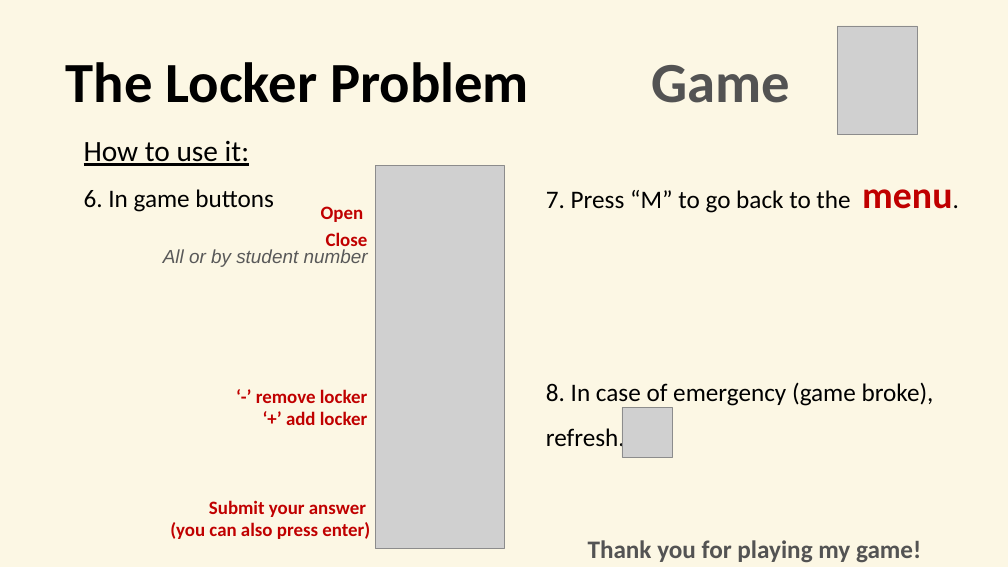
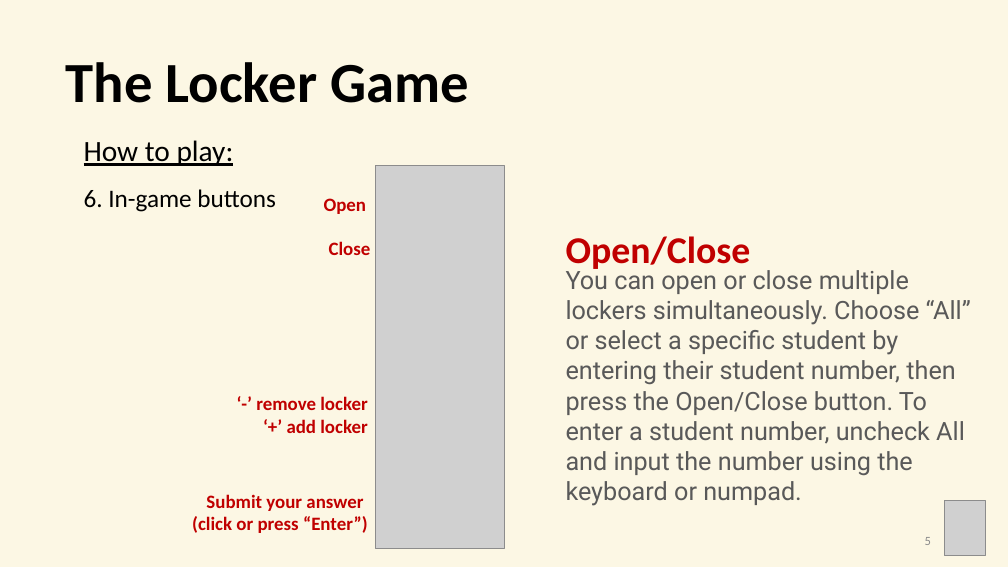
Before and after one commit to ERiRodz/LockerGame_web, a slide deck: slide 6 of _media/TheLockerGame_howToPay.pptx. Drawn at 1008x567 pixels with LibreOffice and Linux fonts; fonts in the diff are those of the drawing; grey boxes stand for pictures. Boxes give left, top, right and bottom in pixels: in the first picture for what was removed or moved away, otherwise in the second. Text is boxed around its words. In the diff, an @@ line names an element or a change of style, - is before the commit and + after.

```diff
--- a/_media/TheLockerGame_howToPay.pptx
+++ b/_media/TheLockerGame_howToPay.pptx
@@ text at [66,62,469,103]: text changed @@
-The Locker Problem
+The Locker Game
@@ text removed at [652,65,791,103] @@
-Game
@@ text at [84,140,276,212]: text changed @@
-How to use it:
-6. In game buttons
+How to play:
+6. In-game buttons
@@ text "Open": place and size @@
-text "Open" at [321,206,364,222]
+text "Open" at [324,198,367,214]
@@ text removed at [546,189,952,213] @@
-7. Press “M” to go back to the menu.
@@ text "Close" rewrapped from [326,232,368,252] to [329,241,371,255] @@
@@ text added at [566,236,751,272], 36 pt, text #C00000, bold @@
+Open/Close
@@ text removed at [163,249,368,267] @@
-All or by student number
@@ text added at [566,266,971,506], 24 pt, text #595959 @@
+You can open or close multiple lockers simultaneously. Choose “All” or select a specific student by entering their student number, then press the Open/Close button. To enter a student number, uncheck All and input the number using the keyboard or numpad.
@@ text "‘-’ remove locker": place and size @@
-text "‘-’ remove locker" at [256,389,367,425]
+text "‘-’ remove locker" at [256,396,367,433]
@@ text removed at [546,382,934,453] @@
-8. In case of emergency (game broke), refresh.
@@ picture removed at [622,408,672,457] @@
@@ text at [192,494,368,533]: text changed @@
-Submit your answer
-(you can also press enter)
+Submit your answer
+(click or press “Enter”)
@@ picture: place and size @@
-picture at [837,26,917,134]
+picture at [944,501,985,556]
@@ text added at [925,537,931,545], 12 pt, text #8C8C8C @@
+5
@@ text removed at [588,540,921,563] @@
-Thank you for playing my game!
```
Also in this commit, not shown: 3 other slides changed, 4 slides added, 1 slide removed, 5 other files.
